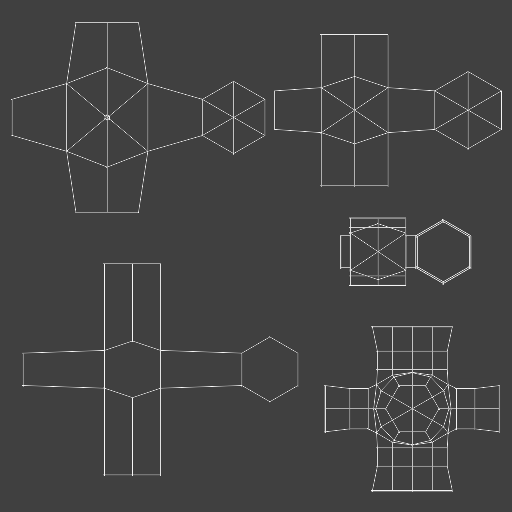
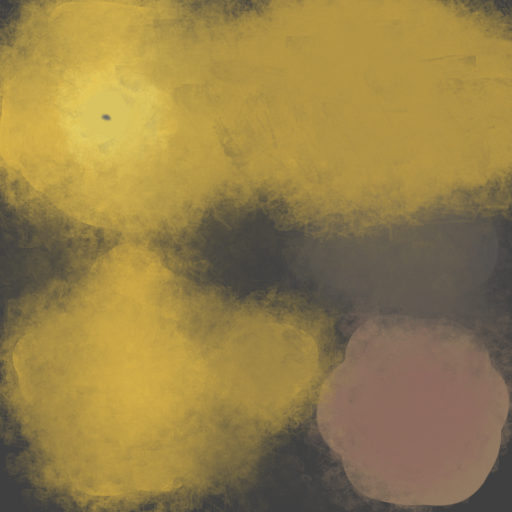
Layers edited between the first and the second w=512, h=512 image:
hid "Layer 1" over [11, 22, 503, 492]
showed "Layer 2", painted on it over [0, 0, 512, 512]
